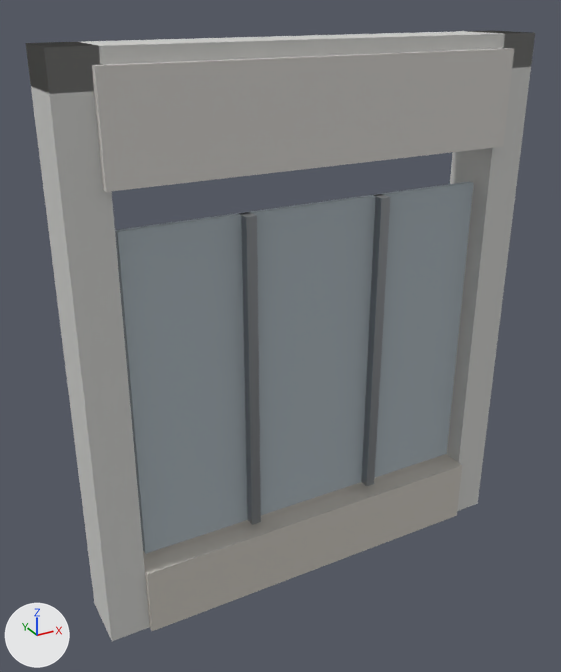
One commit to the glTF model public/models/facade/ground_shopfront.lod2.glb: the scene before it, then after it.
One viewpoint serves both versions: a camera (50 mm lens) standing at (-2.83, -4.51, 4.46) and looking at (-0.2, 0.28, 2.06). The axes (+X, +Y, +Z) are drawn at lower left. The lights are the same throughout. The first picture is the older version. Where no turn or scale is listed for an object, it has been applied to the vertices. Vertices at exactly the same position are counted once.

In view in the first picture: 'facade_ground_shopfront'.
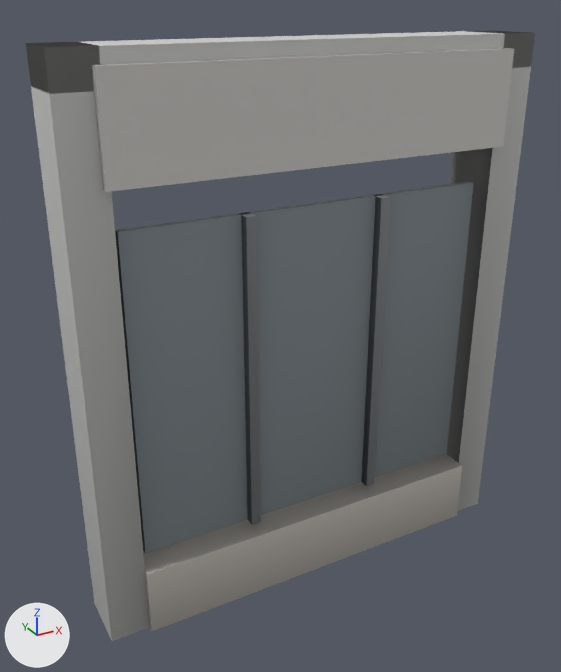
Edits to the bpy script that builds the scene:
```text
Change mat_concrete_cast:
    where n0 = _N.new('ShaderNodeBsdfPrincipled'); n0.name = 'Principled BSDF'
    remove n0.inputs[0].default_value = (0.62, 0.62, 0.6, 1.0)  # 'Base Color', light grey #cececb
    add n2 = _N.new('ShaderNodeMix'); n2.name = 'Mix'
    add n2.data_type = 'RGBA'
    add n2.blend_type = 'MULTIPLY'
    add n2.inputs[0].default_value = 1.0  # 'Factor'
    add n2.inputs[7].default_value = (0.62, 0.62, 0.6, 1.0)  # 'B', light grey #cececb
    add n3 = _N.new('ShaderNodeVertexColor'); n3.name = 'Color Attribute'
    add _L.new(n2.outputs[2], n0.inputs[0])  # 'Result' to 'Base Color'
    add _L.new(n3.outputs[0], n2.inputs[6])  # 'Color' to 'A'
Change mat_timber_painted:
    where n0 = _N.new('ShaderNodeBsdfPrincipled'); n0.name = 'Principled BSDF'
    remove n0.inputs[0].default_value = (0.58, 0.55, 0.5, 1.0)  # 'Base Color', light grey #c8c4bc
    add n2 = _N.new('ShaderNodeMix'); n2.name = 'Mix'
    add n2.data_type = 'RGBA'
    add n2.blend_type = 'MULTIPLY'
    add n2.inputs[0].default_value = 1.0  # 'Factor'
    add n2.inputs[7].default_value = (0.58, 0.55, 0.5, 1.0)  # 'B', light grey #c8c4bc
    add n3 = _N.new('ShaderNodeVertexColor'); n3.name = 'Color Attribute'
    add _L.new(n2.outputs[2], n0.inputs[0])  # 'Result' to 'Base Color'
    add _L.new(n3.outputs[0], n2.inputs[6])  # 'Color' to 'A'
Change mat_glass_shop:
    where n0 = _N.new('ShaderNodeBsdfPrincipled'); n0.name = 'Principled BSDF'
    remove n0.inputs[0].default_value = (0.4, 0.46, 0.5, 1.0)  # 'Base Color', grey #aab5bc
    add n2 = _N.new('ShaderNodeMix'); n2.name = 'Mix'
    add n2.data_type = 'RGBA'
    add n2.blend_type = 'MULTIPLY'
    add n2.inputs[0].default_value = 1.0  # 'Factor'
    add n2.inputs[7].default_value = (0.4, 0.46, 0.5, 1.0)  # 'B', grey #aab5bc
    add n3 = _N.new('ShaderNodeVertexColor'); n3.name = 'Color Attribute'
    add _L.new(n2.outputs[2], n0.inputs[0])  # 'Result' to 'Base Color'
    add _L.new(n3.outputs[0], n2.inputs[6])  # 'Color' to 'A'
Change mat_metal_painted:
    where n0 = _N.new('ShaderNodeBsdfPrincipled'); n0.name = 'Principled BSDF'
    remove n0.inputs[0].default_value = (0.38, 0.4, 0.42, 1.0)  # 'Base Color', grey #a6aaad
    add n2 = _N.new('ShaderNodeMix'); n2.name = 'Mix'
    add n2.data_type = 'RGBA'
    add n2.blend_type = 'MULTIPLY'
    add n2.inputs[0].default_value = 1.0  # 'Factor'
    add n2.inputs[7].default_value = (0.38, 0.4, 0.42, 1.0)  # 'B', grey #a6aaad
    add n3 = _N.new('ShaderNodeVertexColor'); n3.name = 'Color Attribute'
    add _L.new(n2.outputs[2], n0.inputs[0])  # 'Result' to 'Base Color'
    add _L.new(n3.outputs[0], n2.inputs[6])  # 'Color' to 'A'
Change mat_plastic_signage:
    where n0 = _N.new('ShaderNodeBsdfPrincipled'); n0.name = 'Principled BSDF'
    remove n0.inputs[0].default_value = (0.65, 0.63, 0.6, 1.0)  # 'Base Color', light grey #d3d0cb
    add n2 = _N.new('ShaderNodeMix'); n2.name = 'Mix'
    add n2.data_type = 'RGBA'
    add n2.blend_type = 'MULTIPLY'
    add n2.inputs[0].default_value = 1.0  # 'Factor'
    add n2.inputs[7].default_value = (0.65, 0.63, 0.6, 1.0)  # 'B', light grey #d3d0cb
    add n3 = _N.new('ShaderNodeVertexColor'); n3.name = 'Color Attribute'
    add _L.new(n2.outputs[2], n0.inputs[0])  # 'Result' to 'Base Color'
    add _L.new(n3.outputs[0], n2.inputs[6])  # 'Color' to 'A'
Change me_facade_ground_shopfront:
    where me_facade_ground_shopfront.from_pydata(...)  # 60 vertices, 96 faces; spans x -1.8..1.8, y -0.26..0.26, z -2.1..2.1
    me_facade_ground_shopfront part 1
    me_facade_ground_shopfront.vertices[8].co: (1.8, 0.26, 2.1) -> (1.5, -0.2, -2.1)  # pixel (492, 30) -> not seen
    me_facade_ground_shopfront.vertices[9].co: (1.8, -0.2, 2.1) -> (1.8, -0.2, -2.1)  # pixel (535, 32) -> pixel (477, 503)
    me_facade_ground_shopfront.vertices[10].co: (1.5, -0.2, -2.1) -> (1.8, -0.2, 2.1)  # not seen -> pixel (535, 32)
    me_facade_ground_shopfront.vertices[11].co: (1.8, -0.2, -2.1) -> (1.5, -0.2, 2.1)  # pixel (477, 503) -> pixel (504, 33)
    me_facade_ground_shopfront.vertices[12].co: (1.5, -0.2, 2.1) -> (1.8, 0.26, -2.1)  # pixel (504, 33) -> not seen
    me_facade_ground_shopfront.vertices[13].co: (1.8, 0.26, -2.1) -> (1.5, 0.26, -2.1)
    me_facade_ground_shopfront.vertices[14].co: (1.5, 0.26, -2.1) -> (1.5, 0.26, 2.1)  # not seen -> pixel (463, 31)
    me_facade_ground_shopfront.vertices[15].co: (1.5, 0.26, 2.1) -> (1.8, 0.26, 2.1)  # pixel (463, 31) -> pixel (492, 30)
```

Pixel boxes [x1, y1, x2, y2] of what changed, in the pictures (561 x 672 px; the box of a moved part takes in the faces that stretch with it):
'facade_ground_shopfront', recoloured (darker)
    both: [57, 45, 507, 641]
part 1 of me_facade_ground_shopfront, moved or reshaped
    both: [29, 31, 535, 511]
